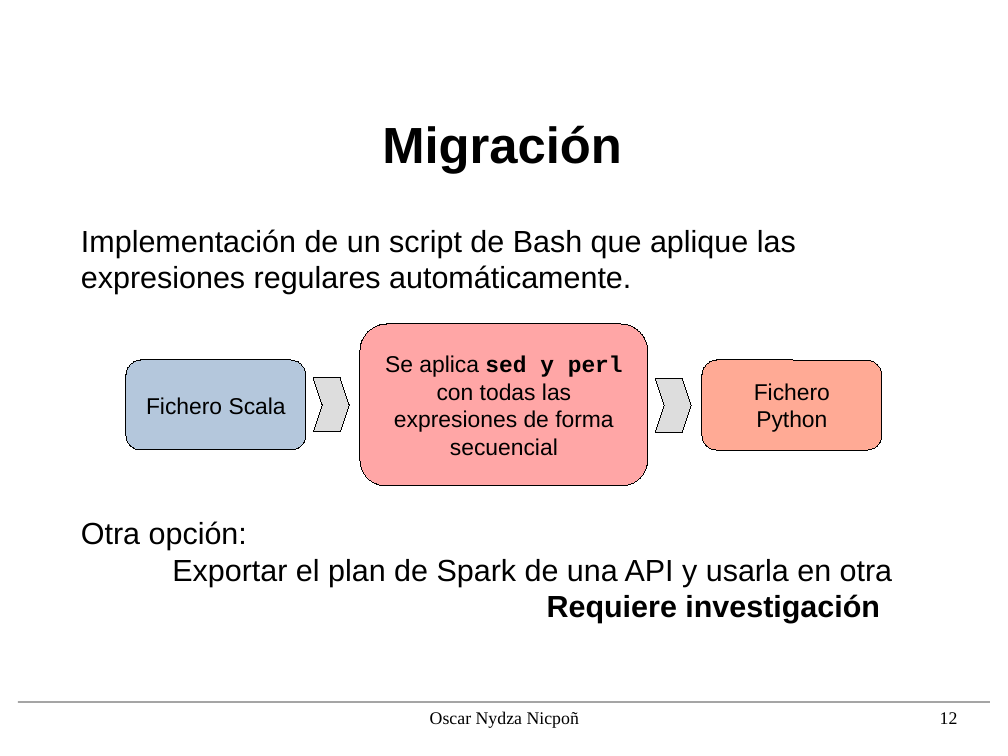
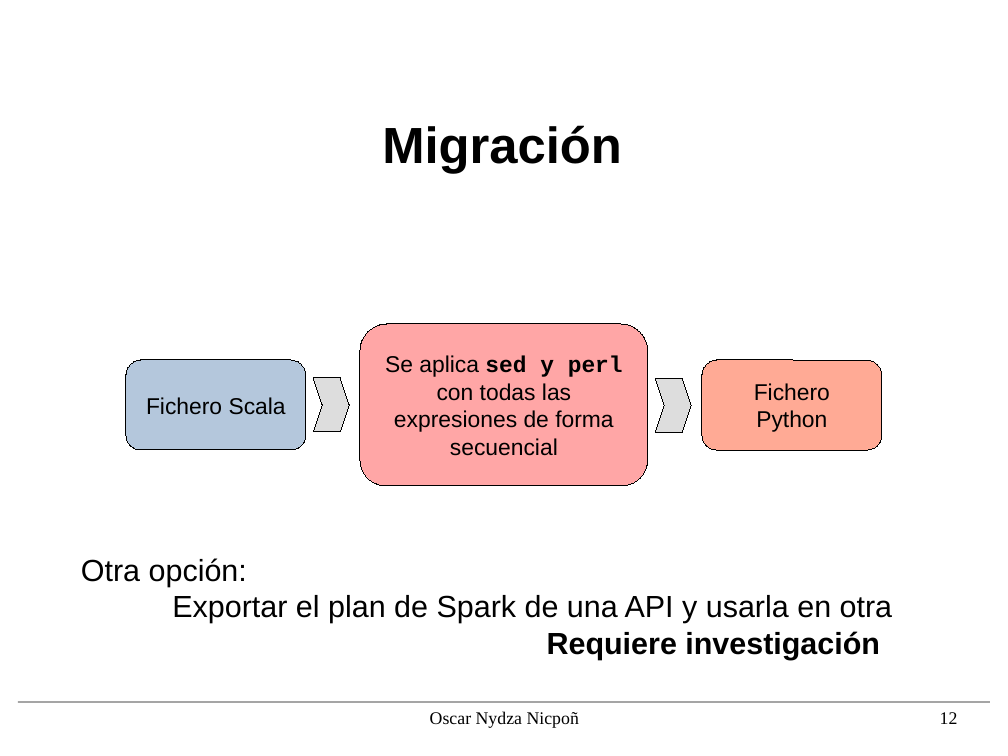
Before and after one commit to nipsn/Spark-TFG, a slide deck: slide 12 of presentacion/diapos.odp. Drawn at 1008x756 pixels with LibreOffice and Linux fonts; fonts in the diff are those of the drawing; background and template pictures are left out. Boxes give left, top, right and bottom in pixels: in the first picture for what was removed or moved away, otherwise in the second. Text is boxed around its words. In the diff, an @@ line names an element or a change of style, - is before the commit and + after.

```diff
--- a/presentacion/diapos.odp
+++ b/presentacion/diapos.odp
@@ text at bbox=[81, 229, 796, 294]: paragraph removed @@
-Implementación de un script de Bash que aplique las expresiones regulares automáticamente.
```
Also in this commit, not shown: 7 other slides changed, 8 slides added, 2 other files.
